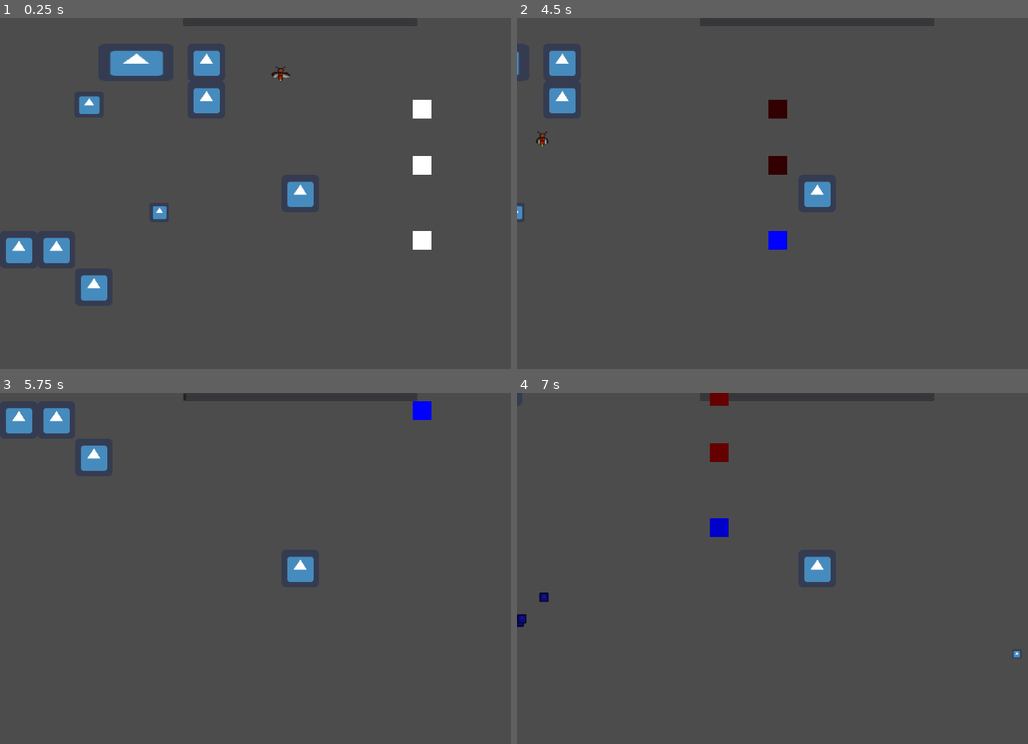
Above: before the commit, frames 1-4 (two rows, left to right).
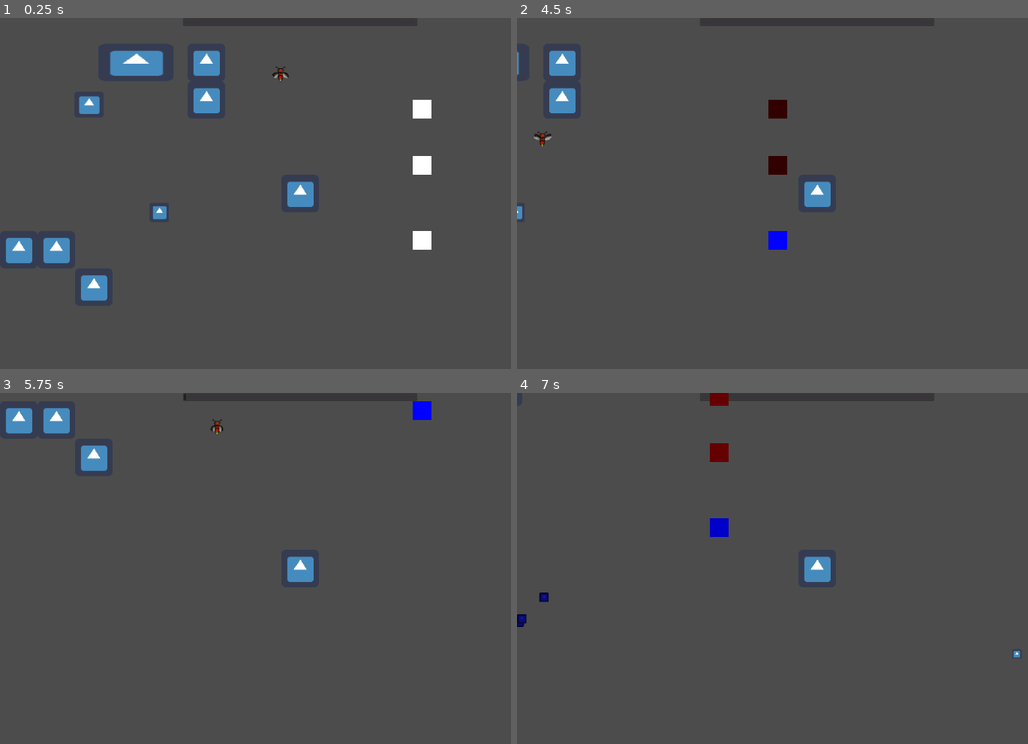
Above: after the commit, the same moments.

Repository: ljweeks/KSU_Fall2022GameJam
Game: Godot game, scene res://test.tscn
Same seed, same stepped clock (60 frames per second), same inputs: the game is played once before the commit and once after it. The engine's default icon, where the game draws it, is replaced by a stand-in: a white triangle on a blue panel in a dark square.
Inputs (mouse positions are in pixels of both pictures, inside the frame that each line leads up to):
- Up to frame 1 (0.25 s): no input
- Up to frame 2 (4.5 s): move the mouse to (951, 175) at 0.52 s; hold D (player_right) 0.53-1.28 s; click (951, 175) at 0.6 s; move the mouse to (695, 211) at 1.27 s; hold S (player_down) 1.28-2.03 s; right-click (695, 211) at 1.35 s; move the mouse to (874, 116) at 2.02 s; hold D (player_right) 2.03-2.78 s; click (874, 116) at 2.1 s; move the mouse to (787, 263) at 2.77 s; hold W (player_up) 2.78-3.53 s; right-click (787, 263) at 2.85 s; tap Enter at 3.5 s; move the mouse to (997, 246) at 3.52 s; hold A (player_left) from 3.53 s (still down); click (997, 246) at 3.6 s; move the mouse to (634, 140) at 4.27 s; right-click (634, 140) at 4.35 s
- Up to frame 3 (5.75 s): move the mouse to (332, 568) at 5.02 s; release A (player_left) at 5.03 s; hold S (player_down) from 5.03 s (still down); click (332, 568) at 5.1 s
- Up to frame 4 (7 s): move the mouse to (726, 480) at 5.77 s; release S (player_down) at 5.78 s; hold D (player_right) 5.78-6.53 s; right-click (726, 480) at 5.85 s; move the mouse to (951, 550) at 6.52 s; hold W (player_up) from 6.53 s (still down); click (951, 550) at 6.6 s

The runs differ from the first frame. In frame 1, less than 0.1% of the frame differs, in the area x 53-57%, y 14-18%; in frame 2, less than 0.1%; in frame 3, less than 0.1%, in the area x 41-44%, y 7-12%; in frame 4, nothing differs.

Commit message:
enemies now spawn at spawn points and can die

Diff:
--- a/Enemies/FireFly.gd
+++ b/Enemies/FireFly.gd
@@ -4,7 +4,7 @@
 # Declare member variables here. Examples:
 # var a = 2
 # var b = "text"
-
+var health = 10
 var target
 export (float) var speed = 100
 onready var nav = get_node("NavigationAgent2D")
@@ -20,3 +20,8 @@
 	var moveTo = nav.get_next_location()
 	var moveTarget = (moveTo - self.global_position).normalized()
 	self.apply_central_impulse(moveTarget*speed)
+
+func damaged(amount):
+	health -= amount
+	if(health <=0):
+		queue_free()
--- a/Enemies/FireFly.tscn
+++ b/Enemies/FireFly.tscn
@@ -91,7 +91,7 @@
 [node name="animatedSprite" type="AnimatedSprite" parent="."]
 frames = SubResource( 14 )
 animation = "FireFlyAnimation"
-frame = 1
+frame = 8
 playing = true
 
 [node name="NavigationAgent2D" type="NavigationAgent2D" parent="."]
--- a/GameRunner.gd
+++ b/GameRunner.gd
@@ -5,17 +5,26 @@
 # var a = 2
 # var b = "text"
 var maxTemp = 100
+var enemySpawnPoints
 
 # Called when the node enters the scene tree for the first time.
 func _ready():
-	pass # Replace with function body.
+	enemySpawnPoints = get_tree().get_nodes_in_group("EnemySpawn")
 
 
-# Called every frame. 'delta' is the elapsed time since the previous frame.
+
+# how often things happen
 var tickRate = 1
+var enemySpawnRate = 5
+
+var enemySpawnRateTick = 0
 var tick = 0
+
 func _process(delta):
+
 	tick += delta
+	enemySpawnRateTick += delta
+
 	if(tick > tickRate):
 		overload += 1
 		if(overload > maxTemp):
@@ -23,3 +32,15 @@
 		elif(overload < 0):
 			overload = 0
 		tick = 0
+
+	if(enemySpawnRateTick > enemySpawnRate):
+		spawnEnemy()
+		enemySpawnRateTick = 0
+
+
+
+
+func spawnEnemy():
+	var enemy = load("res://Enemies/FireFly.tscn").instance()
+	get_parent().add_child(enemy)
+	enemy.global_position = enemySpawnPoints[rand_range(0, enemySpawnPoints.size())].global_position
--- a/Player/bullet.gd
+++ b/Player/bullet.gd
@@ -6,7 +6,7 @@
 # var b = "text"
 var speed = 300
 var direction = Vector2(1, 0)
-
+export (int) var damage = 3
 
 
 # Called when the node enters the scene tree for the first time.
@@ -21,6 +21,8 @@
 
 func _on_body_entered(body):
 	if(not body is Player):
+		if body.has_method("damaged"):
+			body.damaged(damage)
 		queue_free()
 
 func collide(body):
--- a/test.tscn
+++ b/test.tscn
@@ -3,12 +3,12 @@
 [ext_resource path="res://Player/Player.tscn" type="PackedScene" id=1]
 [ext_resource path="res://Tiles/basicWall.tscn" type="PackedScene" id=2]
 [ext_resource path="res://Interactables/PowerObjects/Base/Battery.tscn" type="PackedScene" id=3]
-[ext_resource path="res://Tiles/Game.tscn" type="PackedScene" id=4]
 [ext_resource path="res://Tiles/ProgressBar.tscn" type="PackedScene" id=5]
 [ext_resource path="res://Tiles/Pipe.tscn" type="PackedScene" id=6]
 [ext_resource path="res://Interactables/PowerObjects/BatteryHolder.tscn" type="PackedScene" id=7]
 [ext_resource path="res://Interactables/PowerObjects/Fan.tscn" type="PackedScene" id=8]
 [ext_resource path="res://Enemies/FireFly.tscn" type="PackedScene" id=9]
+[ext_resource path="res://Tiles/EnemySpawnNode.tscn" type="PackedScene" id=10]
 
 [sub_resource type="NavigationPolygon" id=1]
 vertices = PoolVector2Array( -504, 0, -504, -328, -200, -328, -216, -128, -376, 64, -112, -200, -120, -336, 336, -336, 336, 216, -104, -144, -104, -104, -312, 216, -312, 120, -136, -96, -192, -96, -376, 120, -504, 64 )
@@ -83,8 +83,6 @@
 [node name="Battery" parent="." instance=ExtResource( 3 )]
 position = Vector2( -240, 32 )
 
-[node name="Game" parent="." instance=ExtResource( 4 )]
-
 [node name="Pipe" parent="." instance=ExtResource( 6 )]
 position = Vector2( 208, -144 )
 
@@ -109,3 +107,9 @@
 position = Vector2( -32, -208 )
 collision_layer = 3
 collision_mask = 3
+
+[node name="EnemySpawn" parent="." instance=ExtResource( 10 )]
+position = Vector2( -128, 120 )
+
+[node name="EnemySpawn2" parent="." instance=ExtResource( 10 )]
+position = Vector2( 104, -216 )
Not shown, changed: .mono/metadata/ide_messaging_meta.txt
